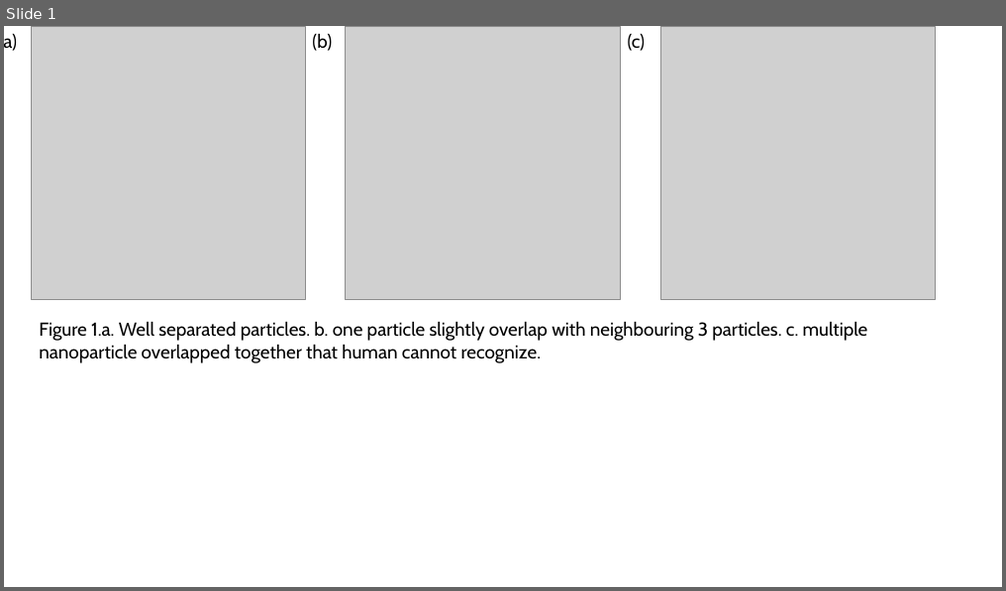
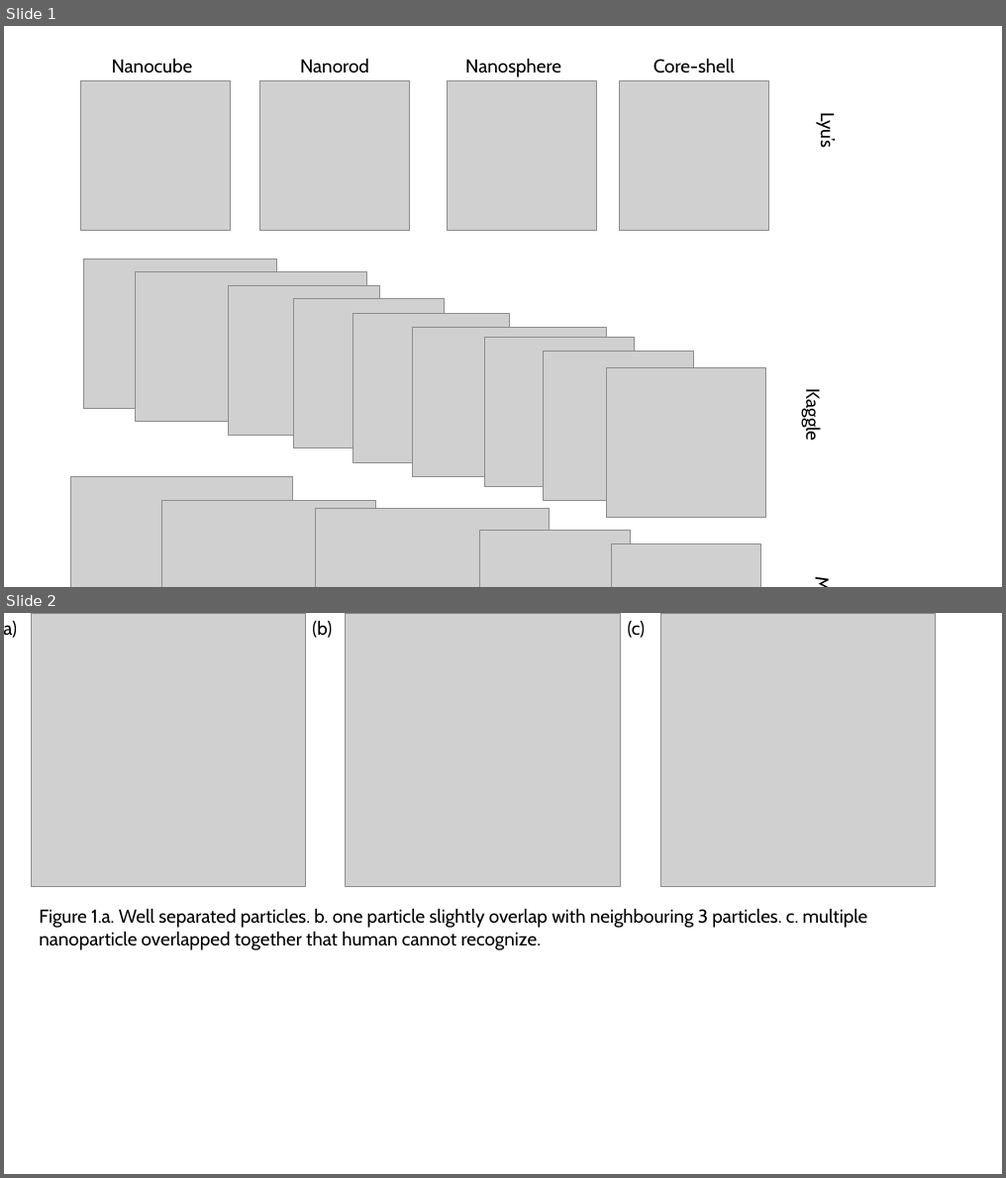
Before and after one commit to iceaiai/CV4EM-package, a slide deck: figures/overlap vs separated.pptx. Shown one above the other, each under a label of ours: slide 1 before the commit, slides 1 and 2 after it. The pictures are 1006x591 and 1006x1178 pixels, drawn with LibreOffice and Linux fonts; fonts in the diff are those of the drawing; grey boxes stand for pictures. Boxes give left, top, right and bottom in pixels: in the first picture for what was removed or moved away, otherwise in the second. Text is boxed around its words. In the diff, an @@ line names an element or a change of style, - is before the commit and + after.

Commit message:
Add overlap vs separated figure

```diff
--- a/figures/overlap vs separated.pptx
+++ b/figures/overlap vs separated.pptx
@@ slide 1 added at <box>4,26,1002,587</box>, background #FFFFFF @@
@@ group added at <box>70,58,839,587</box>: 18 pictures, 7 texts @@
+Nanocube
+Nanorod
+Nanosphere
+Core-shell
+Lyu’s
+Kaggle
+MCF
@@ what was slide 1 is now slide 2 @@
```
